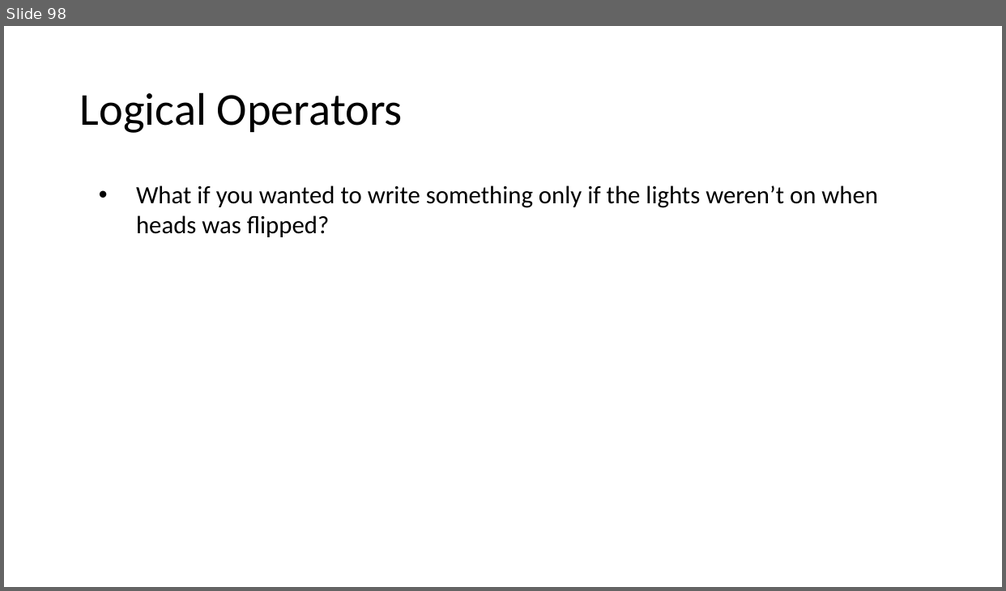
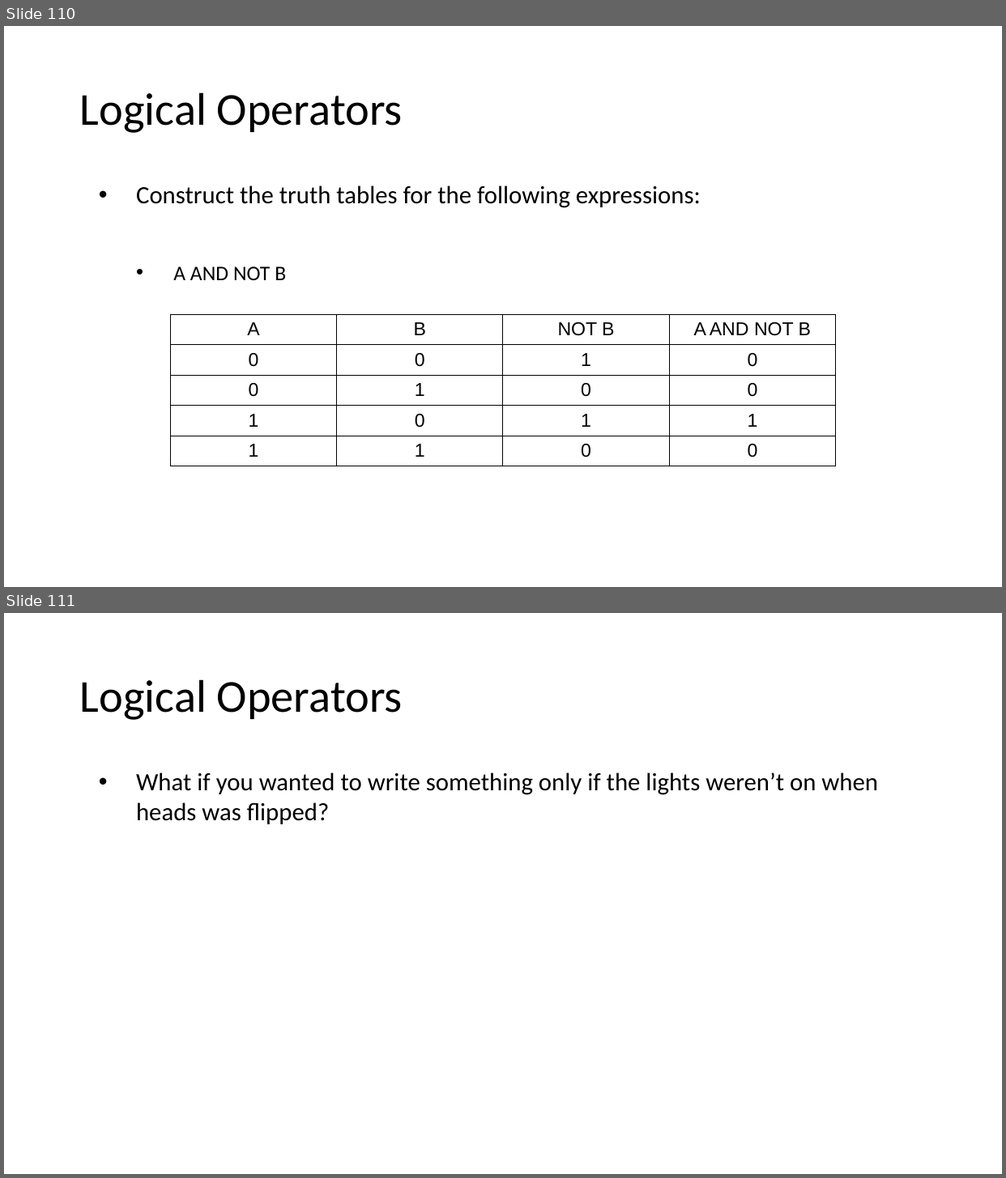
Before and after one commit to MrJoshGross/Course-Curricular-Material, a slide deck: Computer Science Discoveries/Lectures/Lecture 2 - Binary, Logic, and Logical Operators.pptx. Shown one above the other, each under a label of ours: slide 98 before the commit, slides 110 and 111 after it. The pictures are 1006x591 and 1006x1178 pixels, drawn with LibreOffice and Linux fonts; fonts in the diff are those of the drawing. Boxes give left, top, right and bottom in pixels: in the first picture for what was removed or moved away, otherwise in the second. Text is boxed around its words. In the diff, an @@ line names an element or a change of style, - is before the commit and + after.

```diff
--- a/Computer Science Discoveries/Lectures/Lecture 2 - Binary, Logic, and Logical Operators.pptx
+++ b/Computer Science Discoveries/Lectures/Lecture 2 - Binary, Logic, and Logical Operators.pptx
@@ slide 110 added at [4,26,1002,587], background #FFFFFF @@
@@ title added at [80,92,403,133], 44 pt, text #000000 @@
+Logical Operators
@@ text added at [136,186,701,280], 24 pt, text #000000 @@
+• Construct the truth tables for the following expressions:
+  • A AND NOT B
@@ table added at [170,314,835,466], 5 rows, 4 columns @@
+A | B | NOT B | A AND NOT B
+0 | 0 | 1 | 0
+0 | 1 | 0 | 0
+1 | 0 | 1 | 1
+1 | 1 | 0 | 0
@@ what was slide 98 is now slide 111 @@
```
Also in this commit, not shown: 12 other slides added, 2 other files.
